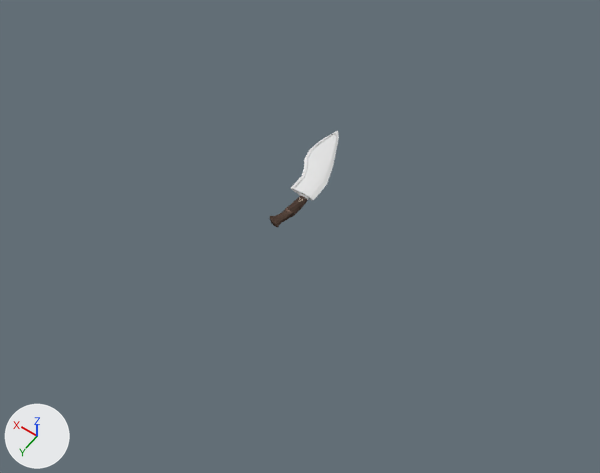
Before and after pictures for a commit that changed the Blender file Kukri.blend.
Rendered twice from a camera (50 mm lens) standing at (-49.7, 72.2, 100.8) and looking at (-2.9, 6.6, -2.2). Arrows for +X, +Y and +Z are at lower left; the lights stay in place.
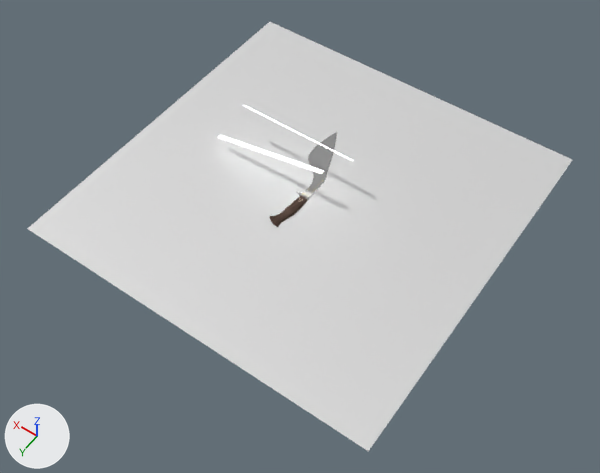
Boxes [x1, y1, x2, y2] around the edits, measured in the pictures (600 x 473 px):
'Plane.001', shown: after [27, 22, 572, 451]
'Plane.004', hidden: before [291, 131, 339, 200]
'Plane.003', shown: after [217, 135, 324, 174]
'Plane.002', shown: after [243, 105, 353, 161]
'Plane', unchanged, uncovered by the edit: before [270, 192, 310, 228]; after [270, 132, 337, 227]

The change in detail:
me_plane_002 is used by ob_plane_004; location (0.1, 0.0, 0.0); rotation (0.0, 0.0, 0.903), in degrees (0, 0, 52); scale (0.972, 0.956, 0.4).
me_plane_002 had 220 vertices, 225 faces and spanned x -9.12..2.6, y -12.71..1.79, z -1.41..1.41.
me_plane_002 now has 105 vertices, 104 faces and spans x -1.35..10.02, y -11.49..2.18, z -0.62..0.62.
me_plane_002 part 1: 220 vertices removed from x -9.12..2.6, y -12.71..1.79, z -1.41..1.41; 105 vertices added at x -1.35..10.02, y -11.49..2.18, z -0.62..0.62.
Object 'Plane.004' (ob_plane_004) is rescaled from (0.972, 0.956, 0.4) to (1.0, 1.0, 1.0).
Object 'Plane.004' (ob_plane_004) moves from (0.1, 0.0, 0.0) to (0.0, 0.0, 0.0).
Object 'Plane.004' (ob_plane_004) turns from (0, 0, 52) to (0, 0, -25) degrees about x, y and z.
Object 'Plane.004' (ob_plane_004) is now hidden.
Object 'Plane.001' (ob_plane_001) is now shown.
Object 'Plane.003' (ob_plane_003) is now shown.
Object 'Plane.002' (ob_plane_002) is now shown.
